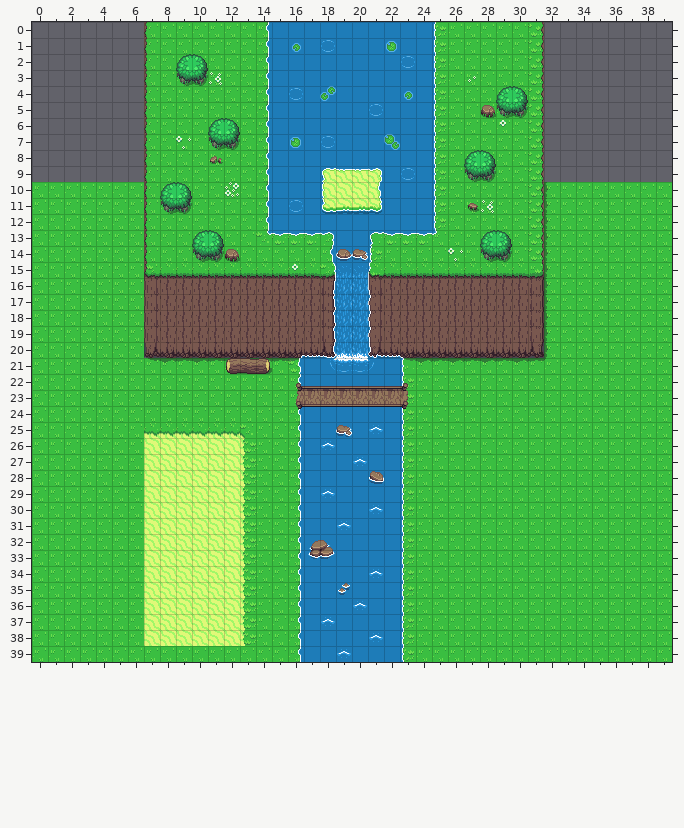
Two versions of a level (Tiled map, maps/test7.tmx). The picture above was drawn from the file before the commit.
Cells are 16x16 px. Shown: x 0..39, y 0..39.
After the commit:
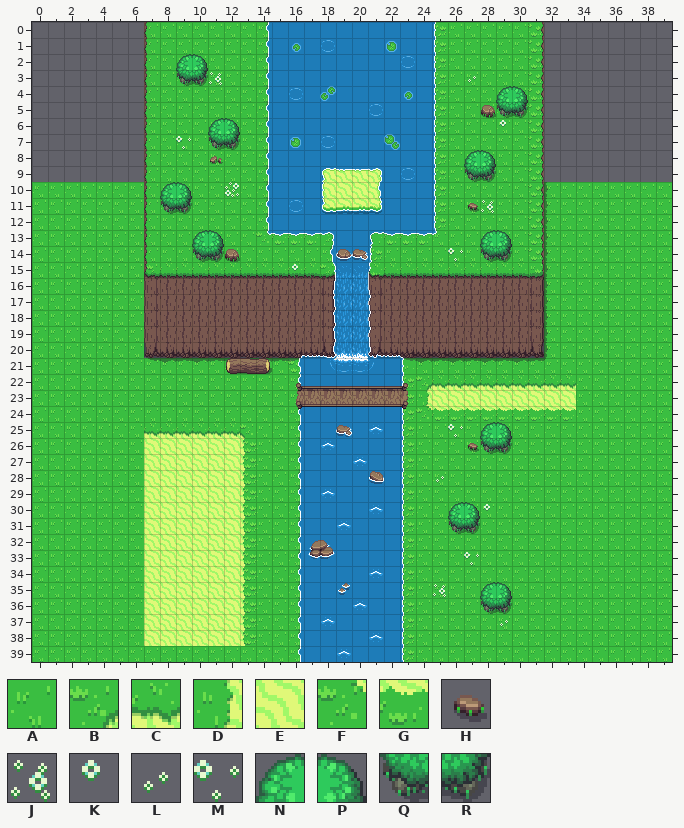
Key: from "overworld": A 0, B 120, C 121, D 160, E 161, F 200, G 201, H 206, J 320, K 321, L 482, M 483, N 645, P 646, Q 685, R 686.
_ is an empty cell.
Edits made:
Layer "Base":
y 22: x 24..33 AAAAAAAAAA -> BCCCCCCCCC
y 23: x 24..33 AAAAAAAAAA -> DEEEEEEEEE
y 24: x 24..33 AAAAAAAAAA -> FGGGGGGGGG
Layer "Objects":
y 25: x 26 _ -> M; x 28..29 __ -> NP
y 26: x 27..29 ___ -> HQR
y 28: x 25 _ -> L
y 30: x 26..28 ___ -> NPK
y 31: x 26..27 __ -> QR
y 33: x 27 _ -> M
y 35: x 25 _ -> J; x 28..29 __ -> NP
y 36: x 28..29 __ -> QR
y 37: x 29 _ -> L
Changed places in both pictures, as pixel boxes (x1, y1, x2, y2):
changed: (416, 375, 576, 454)
added: (436, 476, 444, 483)
added: (448, 502, 490, 534)
added: (464, 552, 479, 566)
added: (433, 584, 446, 598)
added: (480, 582, 512, 627)
